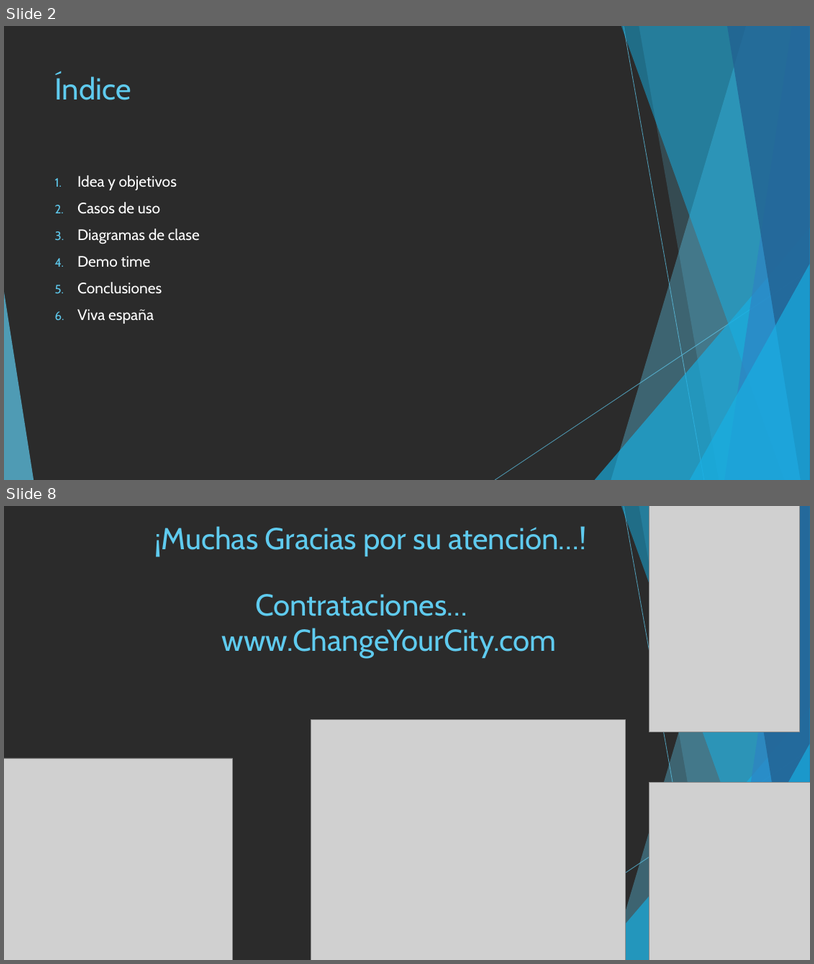
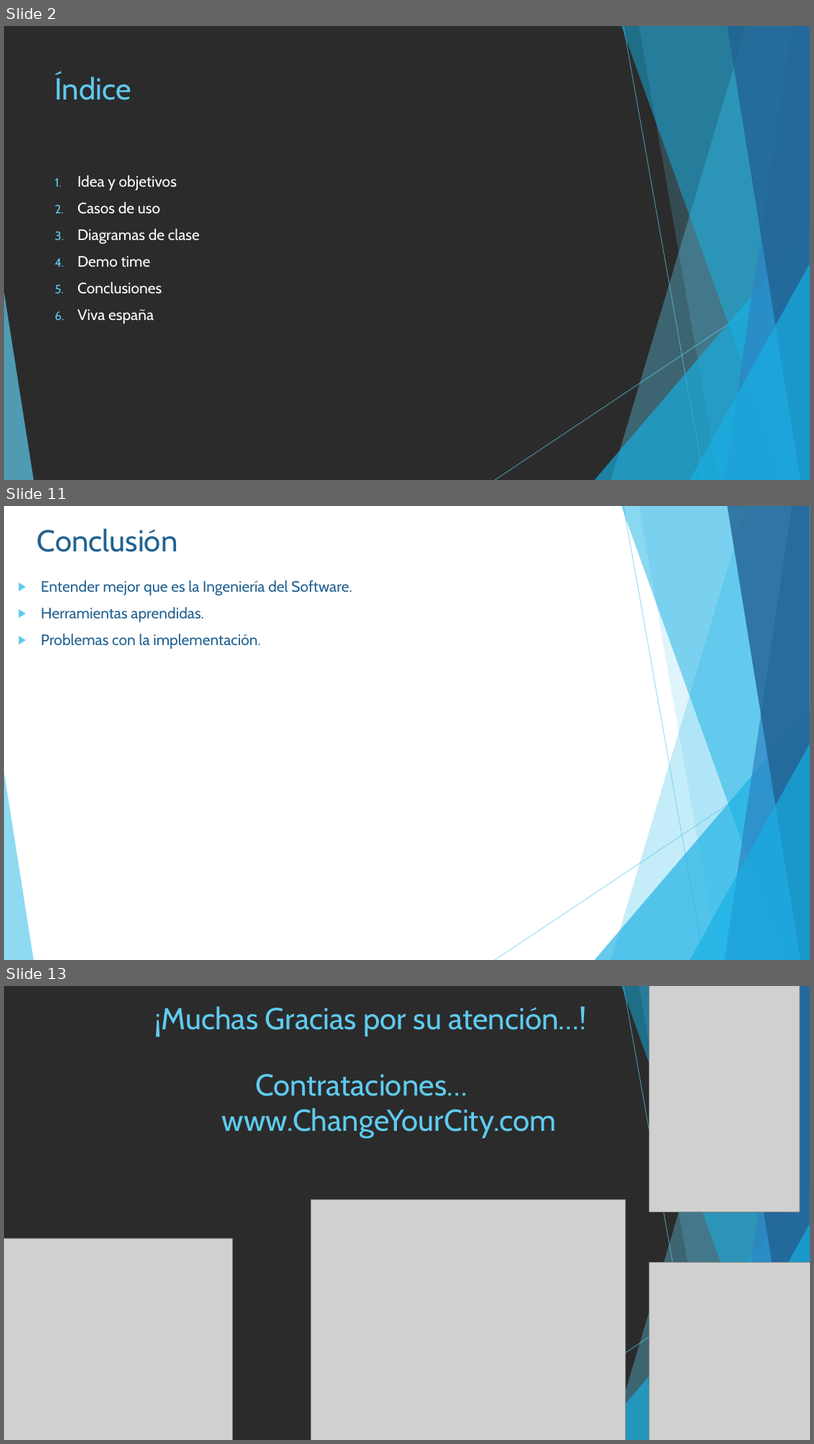
Before and after one commit to JulioMh/ChangeYourCity, a slide deck: 7_Presentacion/Presentacion.pptx. Shown one above the other, each under a label of ours: slides 2 and 8 before the commit, slides 2, 11 and 13 after it; the slides between them are not shown. The pictures are 814x964 and 814x1444 pixels, drawn with LibreOffice and Linux fonts; fonts in the diff are those of the drawing; grey boxes stand for pictures; background and template pictures are left out; a plain dark background stands for a picture behind light text. Boxes give left, top, right and bottom in pixels: in the first picture for what was removed or moved away, otherwise in the second. Text is boxed around its words. In the diff, an @@ line names an element or a change of style, - is before the commit and + after.

Commit message:
Presentación mejorada por Julio Mérida Hoyos y Pablo Gamarro Lozano

```diff
--- a/7_Presentacion/Presentacion.pptx
+++ b/7_Presentacion/Presentacion.pptx
@@ slide 11 added at bbox=[4, 506, 810, 960], background picture (left out); not listed: 10 template elements that a slide beside it also shows @@
@@ title added at bbox=[37, 528, 178, 552], 36 pt, text #226292 @@
+Conclusión
@@ text added at bbox=[41, 580, 352, 649], 18 pt, text #226292 @@
+▶ Entender mejor que es la Ingeniería del Software.
+▶ Herramientas aprendidas.
+▶ Problemas con la implementación.
@@ what was slide 8 is now slide 13 @@
```
Also in this commit, not shown: 6 slides changed, 4 other slides added, 3 other files.
